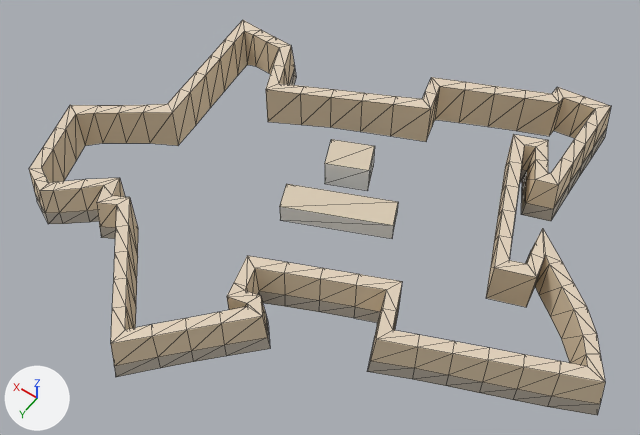
What one commit did to the glTF model assets/landmarks/mombasa-far.glb.
Before and after are seen from a 50 mm camera at (-80.6, 121.4, 206.6) aimed at (4.7, 2.0, 19.0). The axes (+X, +Y, +Z) are drawn at lower left. The lights are the same throughout. The older version comes first. Mesh edges are drawn as thin lines. Vertices at exactly the same position are counted once.

Objects in the first picture: 'mombasa_far'.
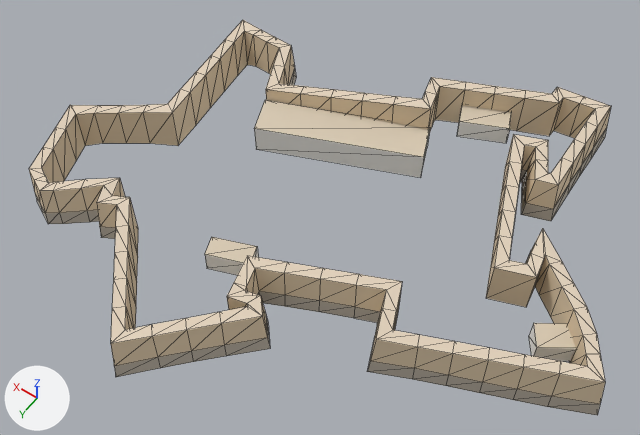
Boxes (x1, y1, x2, y2) around the edits, measured in the pictures (640 x 435 px; the box of a moved part takes in the faces that stretch with it):
part 1 of me_mombasa_far, moved or reshaped
    before: (325, 139, 375, 191)
    after: (529, 323, 576, 361)
part 2 of me_mombasa_far, moved or reshaped
    before: (280, 184, 398, 239)
    after: (254, 100, 430, 178)
part 3 of me_mombasa_far, added
    after: (205, 105, 511, 275)

Edits to the bpy script that builds the scene:
```text
Change me_mombasa_far:
    used by ob_mombasa_far; location = (0.0, 0.0, 0.0)
    verts and faces of me_mombasa_far; kept vertices keep their numbers, new ones are numbered from 441
    before: 340 (-15.0, -2.0, 26.0) at pixel (393, 225), 341 (12.0, 10.0, 26.0) at pixel (279, 206), 342 (12.0, 10.0, 20.0) at pixel (280, 220), 343 (-15.0, -2.0, 20.0) at pixel (392, 238), 344 (15.0, 2.0, 26.0) at pixel (286, 183)
    before: 345 (15.0, 2.0, 20.0), 346 (-12.0, -10.0, 26.0) at pixel (398, 201), 347 (-12.0, -10.0, 20.0) at pixel (396, 215)
    remove me_mombasa_far.from_pydata(...)  # 441 vertices, 700 faces; spans x -80.0..91.0, y -67.0..67.0, z 5.0..36.0
    add me_mombasa_far.from_pydata(...)  # 457 vertices, 720 faces; spans x -80.0..91.0, y -67.0..67.0, z 5.0..36.0
    me_mombasa_far part 1: the loose piece of 8 vertices spanning x -1.0..13.0, y -20.0..-7.0, z 21.0..29.0 is turned 10 degrees about the z axis through its middle and scaled by 0.798, then moved by (-70.0, 17.0, 0.0)
    me_mombasa_far part 2
    add verts[340] = (-10.0, -26.0, 26.0)  # moved, pixel (423, 157)
    add verts[341] = (35.0, -8.0, 26.0)  # moved, pixel (254, 128)
    add verts[342] = (35.0, -8.0, 18.0)  # moved, pixel (256, 149)
    add verts[343] = (-10.0, -26.0, 18.0)  # moved, pixel (420, 177)
    add verts[344] = (39.0, -19.0, 26.0)  # moved, pixel (265, 99)
    add verts[345] = (39.0, -19.0, 18.0)  # moved
    add verts[346] = (-5.0, -37.0, 26.0)  # moved, pixel (430, 127)
    add verts[347] = (-5.0, -37.0, 18.0)  # moved, pixel (427, 147)
    me_mombasa_far part 3
    8 vertices are added at x -24.0..20.0, y -54.0..33.0, z 19.0..22.0
    8 new vertices lie (0.0, 0.0, 6.0) away from vertices in x -24.0..20.0, y -54.0..33.0, z 19.0..22.0
    16 new faces join them, mat_white (white #f7f6f1)
    4 new faces join them, mat_stone (beige #dacbb5)
```
